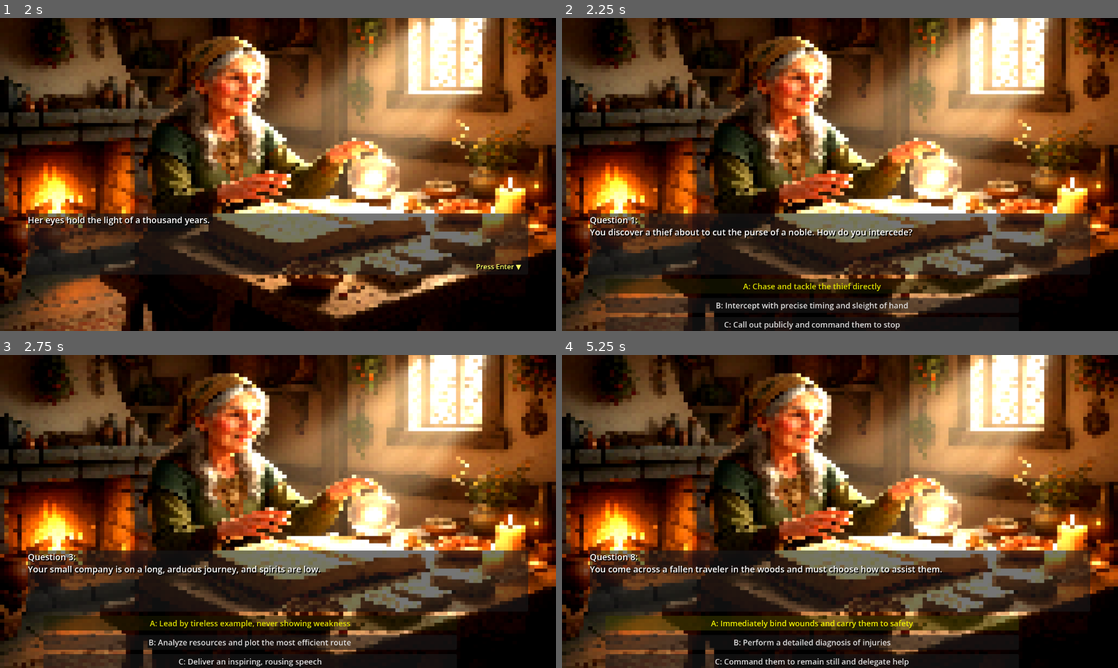
Above: before the commit, frames 1-4 (two rows, left to right).
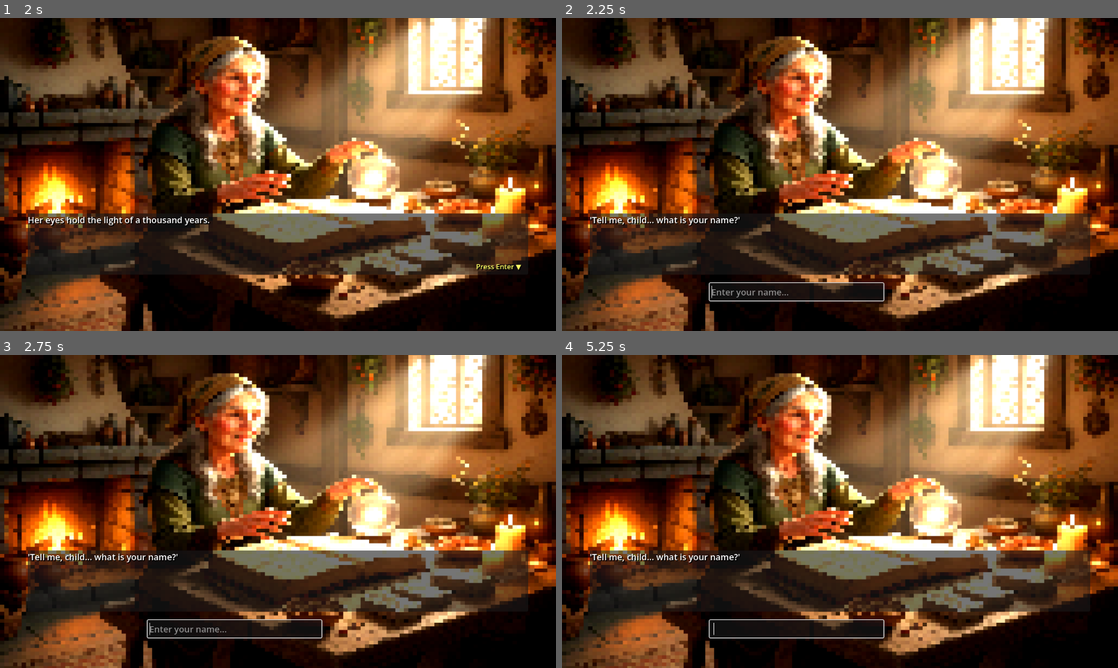
Above: after the commit, the same moments.

Repository: TheMatthew/euphoric
Game: Godot game, scene res://scenes/menu/menu.tscn
Same seed, same stepped clock (60 frames per second), same inputs: the game is played once before the commit and once after it.
Inputs (mouse positions are in pixels of both pictures, inside the frame that each line leads up to):
- Up to frame 1 (2 s): click "New Game" at 0.5 s; tap Enter (ui_accept) at 1.25, 1.52, 1.55, 1.82 s; hold Right (move_right) from 1.28 s (still down); hold A (ui_combat) from 1.28 s (still down)
- Up to frame 2 (2.25 s): tap Enter (ui_accept) at 2, 2.1 s; release Right (move_right) at 2.03 s; release A (ui_combat) at 2.03 s; hold Down (move_down) from 2.03 s (still down)
- Up to frame 3 (2.75 s): keep holding Down (move_down); tap Enter (ui_accept) at 2.27, 2.57 s; tap A (ui_combat) at 2.3 s
- Up to frame 4 (5.25 s): release Down (move_down) at 2.78 s; hold Right (move_right) 2.78-3.5 s; hold Space (interact) 2.78-3.5 s; tap Enter (ui_accept) at 3.05 s; click (812, 624) at 3.5 s, where only the run before the commit has a clickable "A: Trust the most experienced…"; click (812, 624) at 4.25 s, where only the run before the commit has a clickable "A: Charge the enemy line firs…"; click (812, 624) at 5 s, where only the run before the commit has a clickable "A: Use speed and precision to…"

Frame 1 is identical in both runs. In frame 2, 5.7% of the frame differs, in the area x 5-83%, y 63-100%; in frame 3, 5.6%; in frame 4, 6.4%.

Commit message:
Add player name entry and inventory equip system
- Player name: entered during char gen after fortune teller intro, saved to Global.stats
- Name included in save/load serialization
- Inventory panel shows player name, stats, equipment, items with cursor
- Arrow keys navigate items, Enter equips to auto-detected slot
- Item-to-slot mapping: sword/dagger/bow/spear=weapon, shield=shield, armor/chainmail=armor, ring/amulet=accessory
- Equipping returns previous item to inventory

Diff:
--- a/project.godot
+++ b/project.godot
@@ -71,6 +71,11 @@
 "events": [Object(InputEventKey,"resource_local_to_scene":false,"resource_name":"","device":0,"window_id":0,"alt_presse …(189 unchanged characters)…
 ]
 }
+ui_inventory={
+"deadzone": 0.2,
+"events": [Object(InputEventKey,"resource_local_to_scene":false,"resource_name":"","device":0,"window_id":0,"alt_pressed":false,"shift_pressed":false,"ctrl_pressed":false,"meta_pressed":false,"pressed":false,"keycode":0,"physical_keycode":73,"key_label":0,"unicode":105,"location":0,"echo":false,"script":null)
+]
+}
 
 [rendering]
 
--- a/scenes/char_gen/char_gen.gd
+++ b/scenes/char_gen/char_gen.gd
@@ -91,6 +91,7 @@
 var current_story_sequence = "intro"
 var story_index = 0
 var selected_option = 0
+var name_input: LineEdit = null
 
 # Story sequences
 var intro_story = [
@@ -151,6 +152,8 @@
 	show_story(intro_story)
 
 func _input(event):
+	if current_story_sequence == "name_entry":
+		return  # LineEdit handles input
 	if current_story_sequence == "confirmation":
 		# Handle confirmation input
 		if event.is_action_pressed("ui_up") or event.is_action_pressed("ui_left"):
@@ -216,9 +219,9 @@
 			if story_index < fortune_story.size():
 				text_box.text = fortune_story[story_index]
 			else:
-				# Start the quiz
-				start_quiz()
-
+				show_name_entry()
+		"name_done":
+			start_quiz()
 		"prophecy":
 			story_index += 1
 			if story_index < prophecy_story.size():
@@ -245,6 +248,30 @@
 				# Load next scene
 				load_next_scene()
 
+func show_name_entry():
+	current_story_sequence = "name_entry"
+	continue_label.visible = false
+	text_box.text = "'Tell me, child... what is your name?'"
+	name_input = LineEdit.new()
+	name_input.placeholder_text = "Enter your name..."
+	name_input.custom_minimum_size = Vector2(400, 40)
+	name_input.position = Vector2(340, 610)
+	name_input.add_theme_font_size_override("font_size", 20)
+	name_input.text_submitted.connect(_on_name_submitted)
+	add_child(name_input)
+	name_input.grab_focus()
+
+func _on_name_submitted(text: String):
+	var pname = text.strip_edges()
+	if pname.is_empty():
+		return
+	Global.stats.player_name = pname
+	name_input.queue_free()
+	name_input = null
+	text_box.text = "'%s... yes, I see it now. Let us begin.'" % pname
+	continue_label.visible = true
+	current_story_sequence = "name_done"
+
 func start_quiz():
 	quiz_started = true
 	current_question = 0
--- a/scenes/hero.gd
+++ b/scenes/hero.gd
@@ -101,6 +101,141 @@
 		dialog_system.DialogState.DIALOG:
 			print("Hero: In dialog mode")
 
+# --- Inventory/Stats Panel ---
+var inventory_panel: Panel = null
+var inv_selected: int = 0
+var inv_item_keys: Array = []
+
+func open_inventory():
+	if inventory_panel and inventory_panel.visible:
+		close_inventory()
+		return
+	if inventory_panel:
+		inventory_panel.queue_free()
+
+	inv_item_keys = Global.inventory.list_items().keys()
+	inv_selected = 0
+	build_inventory_panel()
+
+func build_inventory_panel():
+	if inventory_panel:
+		inventory_panel.queue_free()
+
+	var s = Global.stats
+	var inv = Global.inventory
+
+	inventory_panel = Panel.new()
+	inventory_panel.z_index = 100
+	inventory_panel.size = Vector2(420, 400)
+	inventory_panel.position = camera.position - inventory_panel.size / 2
+
+	var style = StyleBoxFlat.new()
+	style.bg_color = Color(0.1, 0.1, 0.2, 0.95)
+	style.border_width_left = 2; style.border_width_right = 2
+	style.border_width_top = 2; style.border_width_bottom = 2
+	style.border_color = Color(0.6, 0.6, 0.8)
+	inventory_panel.add_theme_stylebox_override("panel", style)
+
+	var vbox = VBoxContainer.new()
+	vbox.position = Vector2(12, 8)
+	vbox.custom_minimum_size = Vector2(396, 380)
+	inventory_panel.add_child(vbox)
+
+	# Name + stats header
+	var header = Label.new()
+	header.text = "%s  Lv %d  XP %d  (%s)" % [s.player_name, s.level, s.xp, s.virtue if s.virtue else "—"]
+	header.add_theme_color_override("font_color", Color.YELLOW)
+	header.add_theme_font_size_override("font_size", 16)
+	vbox.add_child(header)
+	vbox.add_child(HSeparator.new())
+
+	# Base stats
+	_add_label(vbox, "STR %d  DEX %d  INT %d  END %d  WIS %d  CHA %d" % [
+		s.str_base, s.dex_base, s.int_base, s.end_base, s.wis_base, s.cha_base], 12, Color.WHITE)
+
+	# Derived stats
+	_add_label(vbox, "HP %d/%d  MP %d/%d  ATK %d  DEF %d  HIT %d%%  DODGE %d%%" % [
+		s.current_hp, s.max_hp, s.current_mp, s.max_mp,
+		s.attack_power, s.defense, s.hit_pct, s.dodge_pct], 12, Color.LIGHT_BLUE)
+
+	vbox.add_child(HSeparator.new())
+
+	# Equipment
+	_add_label(vbox, "Equipment", 14, Color.YELLOW)
+	for slot in inv.equipped:
+		var item = inv.equipped[slot]
+		_add_label(vbox, "  %s: %s" % [slot.capitalize(), item if item else "—"], 12, Color.WHITE)
+
+	vbox.add_child(HSeparator.new())
+
+	# Inventory with selection
+	_add_label(vbox, "Inventory  (Gold: %d)" % inv.gold, 14, Color.YELLOW)
+	inv_item_keys = inv.list_items().keys()
+	if inv_item_keys.is_empty():
+		_add_label(vbox, "  (empty)", 12, Color.GRAY)
+	else:
+		for i in range(inv_item_keys.size()):
+			var item_id = inv_item_keys[i]
+			var count = inv.items[item_id]
+			var prefix = "► " if i == inv_selected else "  "
+			var color = Color.YELLOW if i == inv_selected else Color.WHITE
+			_add_label(vbox, "%s%s x%d" % [prefix, item_id, count], 12, color)
+
+	# Footer
+	_add_label(vbox, "↑↓ select  Enter=equip  I/ESC=close", 10, Color.GRAY)
+
+	get_parent().add_child(inventory_panel)
+
+func _add_label(parent: Node, text: String, size: int, color: Color):
+	var l = Label.new()
+	l.text = text
+	l.add_theme_font_size_override("font_size", size)
+	l.add_theme_color_override("font_color", color)
+	parent.add_child(l)
+
+func handle_inventory_input(event: InputEvent):
+	if event.is_action_pressed("ui_inventory") or event.is_action_pressed("ui_cancel"):
+		close_inventory()
+		return
+	if inv_item_keys.is_empty():
+		return
+	if event.is_action_pressed("ui_up") or event.is_action_pressed("move_up"):
+		inv_selected = (inv_selected - 1) % inv_item_keys.size()
+		build_inventory_panel()
+	elif event.is_action_pressed("ui_down") or event.is_action_pressed("move_down"):
+		inv_selected = (inv_selected + 1) % inv_item_keys.size()
+		build_inventory_panel()
+	elif event.is_action_pressed("ui_accept"):
+		equip_selected_item()
+
+func equip_selected_item():
+	if inv_selected >= inv_item_keys.size():
+		return
+	var item_id = inv_item_keys[inv_selected]
+	# Determine slot based on item type
+	var slot = guess_equip_slot(item_id)
+	if slot != "":
+		Global.inventory.equip(slot, item_id)
+		inv_item_keys = Global.inventory.list_items().keys()
+		inv_selected = mini(inv_selected, inv_item_keys.size() - 1)
+		build_inventory_panel()
+
+func guess_equip_slot(item_id: String) -> String:
+	if item_id in ["sword", "dagger", "bow", "spear", "staff"]:
+		return "weapon"
+	if item_id in ["shield"]:
+		return "shield"
+	if item_id in ["armor", "chainmail", "leather", "robe"]:
+		return "armor"
+	if item_id in ["ring", "amulet"]:
+		return "accessory"
+	return ""
+
+func close_inventory():
+	if inventory_panel:
+		inventory_panel.queue_free()
+		inventory_panel = null
+
 # Optional: Stop moving when the key is released
 func _input(event):
 	# Ctrl+S to save anywhere
@@ -112,12 +247,18 @@
 
 	if in_combat:
 		return
+	if inventory_panel and inventory_panel.visible:
+		handle_inventory_input(event)
+		return
 	if dialog_tree and dialog_tree.is_dialog_active():
 		return
 
 	# Test combat trigger - press 'C' key
 	if event.is_action_pressed("ui_combat"):
 		trigger_combat()
+		return
+	if event.is_action_pressed("ui_inventory"):
+		open_inventory()
 		return
 	if event.is_action_released("move_right") or event.is_action_released("move_left") or event.is_action_released("move_up") or event.is_action_released("move_down"):
 		is_moving = false
--- a/scripts/global.gd
+++ b/scripts/global.gd
@@ -56,6 +56,7 @@
 	var level: int = 1
 	var xp: int = 0
 	var virtue: String = ""
+	var player_name: String = "Hero"
 
 	var max_hp: int = 0
 	var current_hp: int = 0
@@ -92,6 +93,7 @@
 
 	func to_dict() -> Dictionary:
 		return {
+			"player_name": player_name,
 			"str": str_base, "dex": dex_base, "int": int_base,
 			"end": end_base, "wis": wis_base, "cha": cha_base,
 			"level": level, "xp": xp, "virtue": virtue,
@@ -99,6 +101,7 @@
 		}
 
 	func from_dict(d: Dictionary):
+		player_name = d.get("player_name", "Hero")
 		str_base = d.get("str", 10)
 		dex_base = d.get("dex", 10)
 		int_base = d.get("int", 10)
